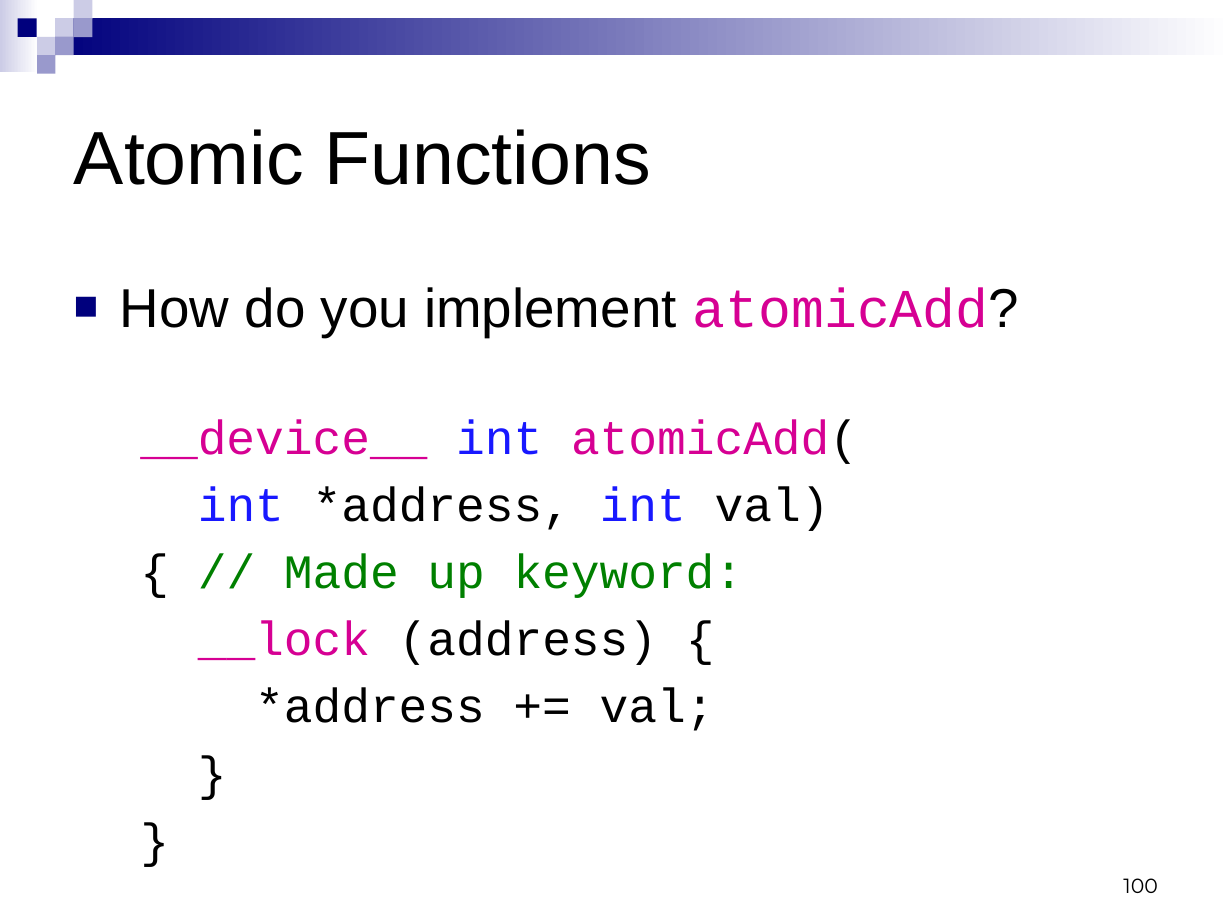
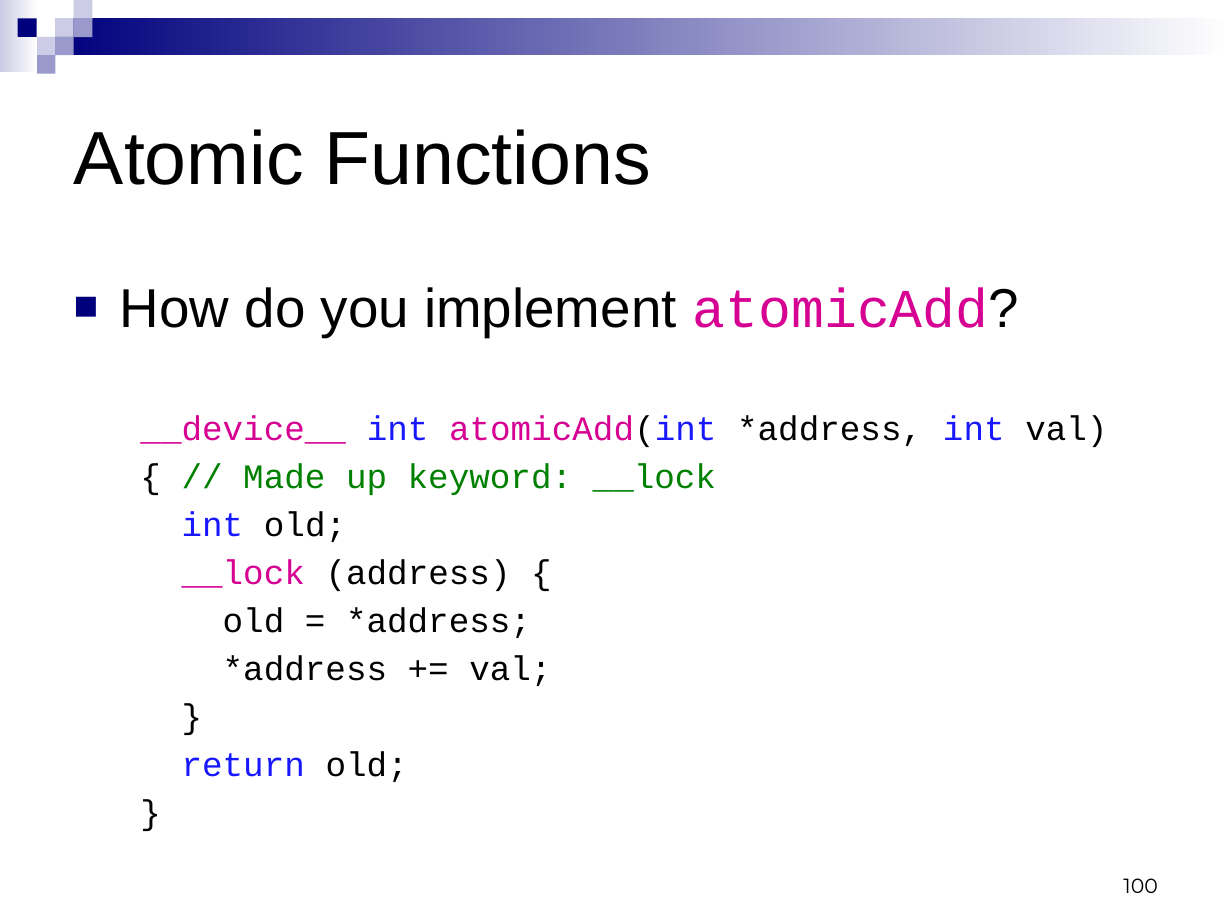
Before and after one commit to CIS565-Fall-2014/cis565-fall-2014.github.io, a slide deck: slide 100 of lectures/09-15-CUDA-Introduction-2-of-2.pptx. Drawn at 1232x924 pixels with LibreOffice and Linux fonts; fonts in the diff are those of the drawing. Boxes give left, top, right and bottom in pixels: in the first picture for what was removed or moved away, otherwise in the second. Text is boxed around its words. In the diff, an @@ line names an element or a change of style, - is before the commit and + after.

Commit message:
Slides

```diff
--- a/lectures/09-15-CUDA-Introduction-2-of-2.pptx
+++ b/lectures/09-15-CUDA-Introduction-2-of-2.pptx
@@ text at bbox=[140, 415, 1107, 542]: text changed; size 28 to 20 pt; text colour #D60093 to #008000 @@
-__device__ int atomicAdd(
-int *address, int val)
-{ // Made up keyword:
+__device__ int atomicAdd(int *address, int val)
+{ // Made up keyword: __lock
+int old;
@@ text at bbox=[182, 559, 551, 686]: size 28 to 20 pt in "__lock (address) {", "*address += val;", "}", "}"; less space between paragraphs @@
@@ text at bbox=[223, 607, 531, 638]: paragraph added @@
+old = *address;
@@ text at bbox=[182, 751, 408, 782]: paragraph added @@
+return old;
```
Also in this commit, not shown: 2 other files.
